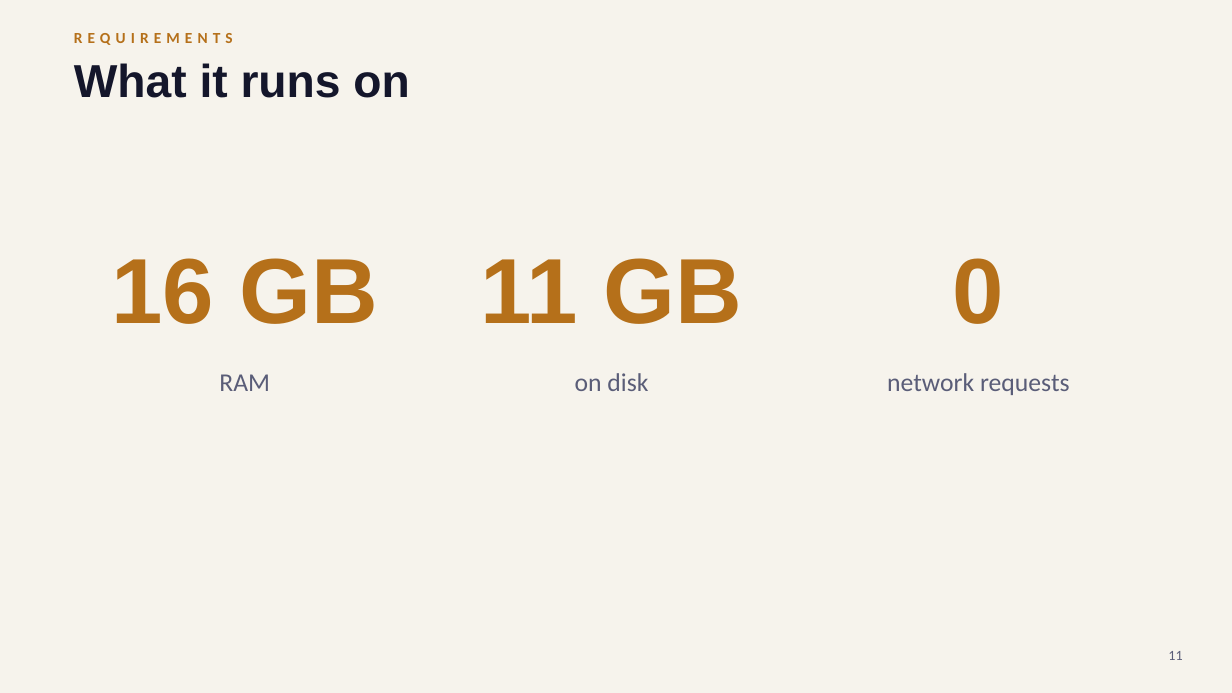
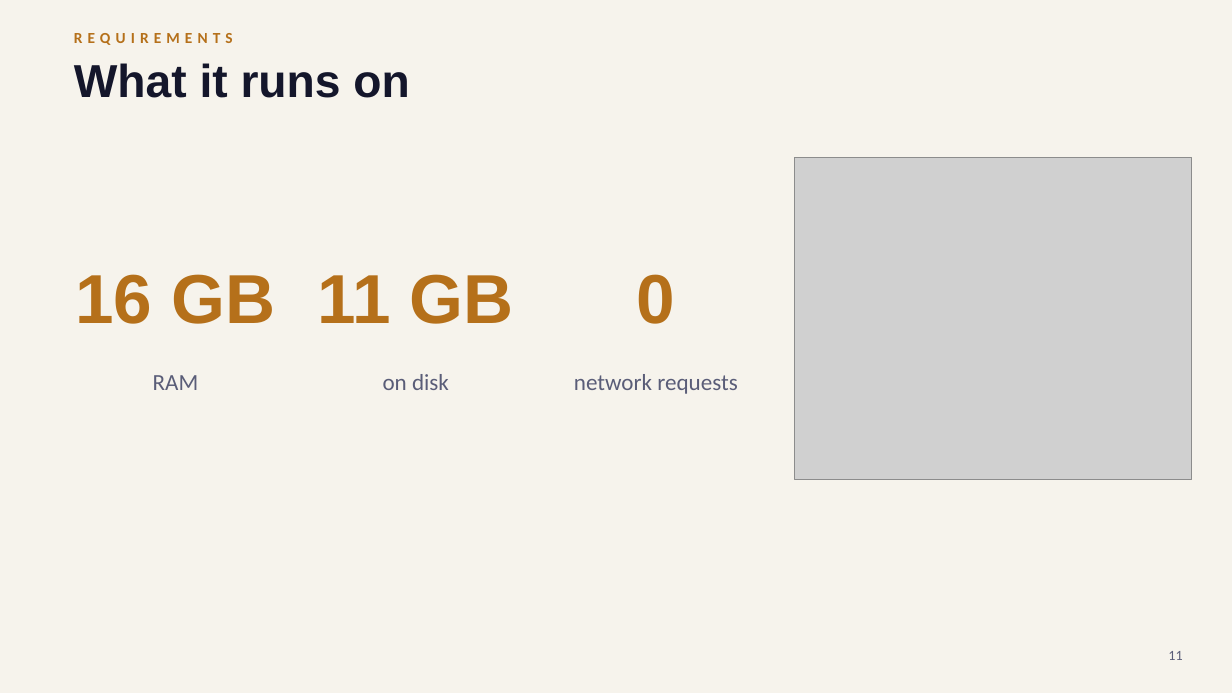
Before and after one commit to surnova2703/lumelle, a slide deck: slide 11 of docs/Lumo_AI_tech_EN.pptx. Drawn at 1232x693 pixels with LibreOffice and Linux fonts; fonts in the diff are those of the drawing; grey boxes stand for pictures. Boxes give left, top, right and bottom in pixels: in the first picture for what was removed or moved away, otherwise in the second. Text is boxed around its words. In the diff, an @@ line names an element or a change of style, - is before the commit and + after.

Commit message:
Slides mode: presentations as .pptx; illustrations in all decks; minimal-text technical decks

```diff
--- a/docs/Lumo_AI_tech_EN.pptx
+++ b/docs/Lumo_AI_tech_EN.pptx
@@ picture added at [795,157,1192,480] @@
@@ text "16 GB": place and size @@
-text "16 GB" at [111,258,379,324]
+text "16 GB" at [75,274,276,324]
@@ text "11 GB": place and size @@
-text "11 GB" at [481,258,743,324]
+text "11 GB" at [318,274,514,324]
@@ size 72 to 54 pt in 3 elements at [75,274,276,324], [318,274,514,324], [637,274,676,324] @@
@@ text "0": place and size @@
-text "0" at [953,258,1004,324]
+text "0" at [637,274,676,324]
@@ text "RAM": place and size @@
-text "RAM" at [219,374,270,391]
+text "RAM" at [153,375,199,390]
@@ text "on disk": place and size @@
-text "on disk" at [575,373,648,391]
+text "on disk" at [383,374,449,390]
@@ size 20 to 18 pt in 3 elements at [153,375,199,390], [383,374,449,390], [574,374,737,394] @@
@@ text "network requests": place and size @@
-text "network requests" at [887,373,1070,395]
+text "network requests" at [574,374,737,394]
```
Also in this commit, not shown: 1 other slide changed, 26 other files.
